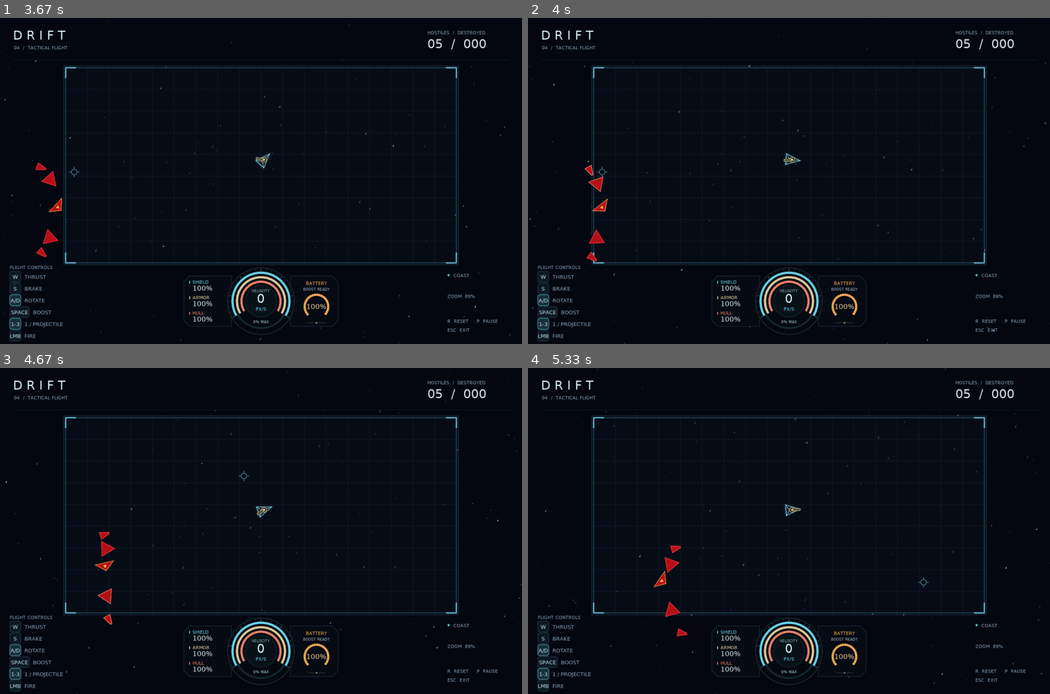
Above: before the commit, frames 1-4 (two rows, left to right).
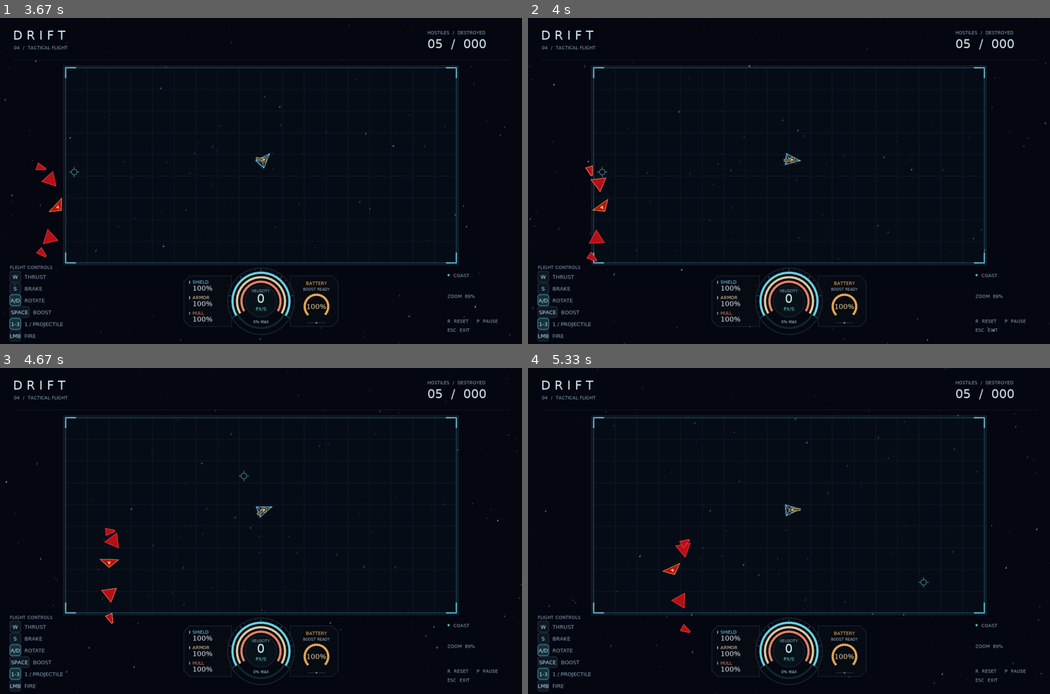
Above: after the commit, the same moments.

Repository: ChatPoongKun/SpaceGladiator
Game: LÖVE game, started from main.lua
Same seed, same stepped clock (60 frames per second), same inputs: the game is played once before the commit and once after it.
Inputs (mouse positions are in pixels of both pictures, inside the frame that each line leads up to):
- Up to frame 1 (3.67 s): hold D 0.33-0.8 s; move the mouse to (240, 194) at 0.37 s; hold W 0.83-1.13 s; move the mouse to (428, 171) at 0.87 s; hold D 1.17-1.63 s; move the mouse to (135, 184) at 1.2 s; hold A 1.67-2.2 s; move the mouse to (99, 132) at 1.7 s; hold S 2.23-2.53 s; move the mouse to (339, 66) at 2.27 s; hold A 2.57-2.97 s; move the mouse to (323, 210) at 2.6 s; hold W 3-3.37 s; move the mouse to (271, 70) at 3.03 s; hold D from 3.4 s (still down); move the mouse to (73, 171) at 3.43 s
- Up to frame 2 (4 s): keep holding D
- Up to frame 3 (4.67 s): release D at 4.03 s; hold S 4.07-4.43 s; move the mouse to (266, 566) at 4.1 s; hold A from 4.47 s (still down); move the mouse to (245, 475) at 4.5 s
- Up to frame 4 (5.33 s): release A at 4.93 s; hold D from 4.97 s (still down); move the mouse to (924, 583) at 5 s

Frame 1 is identical in both runs. In frame 2, 0.1% of the frame differs, in the area x 10-16%, y 45-60%; in frame 3, 0.4%; in frame 4, 0.5%, in the area x 24-32%, y 52-83%.

Commit message:
Fly through enemy patrol waypoints without braking

Diff:
--- a/enemies.lua
+++ b/enemies.lua
@@ -161,14 +161,14 @@
     return 0, 0
 end
 
-local function pilot(enemy, dt, targetVx, targetVy, angle)
+local function pilot(enemy, dt, targetVx, targetVy, angle, flyThrough)
     local targetSpeed = math.sqrt(targetVx * targetVx + targetVy * targetVy)
     local speed = enemy:speed()
-    local brake = speed > targetSpeed + 6
+    local brake = not flyThrough and speed > targetSpeed + 6
     local thrust = false
     if targetSpeed > 9 then
         local forwardSpeed = (enemy.vx * targetVx + enemy.vy * targetVy) / targetSpeed
-        brake = brake or (speed > 18 and forwardSpeed < speed * 0.35)
+        brake = brake or (not flyThrough and speed > 18 and forwardSpeed < speed * 0.35)
         if brake then
             angle = math.atan2(targetVx, -targetVy)
         else
@@ -185,11 +185,12 @@
     enemy.y = enemy.y + (oldVy + enemy.vy) * 0.5 * dt
 end
 
-local function flyTo(enemy, dt, x, y, speed, steerX, steerY)
+local function flyTo(enemy, dt, x, y, speed, steerX, steerY, flyThrough)
     local dx, dy = x - enemy.x, y - enemy.y
-    local vx, vy = limitVector(dx * 2.6, dy * 2.6, speed)
+    local response = flyThrough and speed / math.max(math.sqrt(dx * dx + dy * dy), 1) or 2.6
+    local vx, vy = limitVector(dx * response, dy * response, speed)
     vx, vy = limitVector(vx + steerX, vy + steerY, speed)
-    pilot(enemy, dt, vx, vy, math.atan2(dx, -dy))
+    pilot(enemy, dt, vx, vy, math.atan2(dx, -dy), flyThrough)
 end
 
 local function addWaypoint(group, enemy, ship)
@@ -238,7 +239,7 @@
 
     local evadeX, evadeY = aimEvasion(enemy, ship, aimAngle, dt)
     flyTo(enemy, dt, enemy.goal.x, enemy.goal.y, enemy.maxSpeed * 0.84,
-        enemy.sepX + evadeX * definition.evadeSpeed, enemy.sepY + evadeY * definition.evadeSpeed)
+        enemy.sepX + evadeX * definition.evadeSpeed, enemy.sepY + evadeY * definition.evadeSpeed, true)
 end
 
 local function departureGoal(enemy, view)
--- a/tests/enemy_steering.lua
+++ b/tests/enemy_steering.lua
@@ -20,6 +20,23 @@
 
     do
         local ship, group = fixture()
+        local enemy = group:spawn(ship, 3, {x = 400, y = 270, vx = 140, angle = math.pi / 2})
+        enemy.route.waypoints = {{x = 450, y = 270, angle = math.pi / 2}, {x = 450, y = 80, angle = 0}}
+        group:update(dt, ship)
+        check(enemy.waypointIndex == 1 and not enemy.braking and enemy:speed() >= 140,
+            "Approaching a waypoint must not brake the aircraft")
+        group:update(dt, ship)
+        check(enemy.waypointIndex == 2 and enemy.angle < math.pi / 2 and enemy.vx > 0
+            and not enemy.braking and enemy:speed() >= 140,
+            "A right-angle waypoint must start the turn while carrying forward momentum")
+        for _ = 1, 30 do
+            group:update(dt, ship)
+            assert(not enemy.braking and enemy:speed() >= 120, "The waypoint turn must keep the aircraft in motion")
+        end
+    end
+
+    do
+        local ship, group = fixture()
         local enemy = group:spawn(ship, 3, {x = ship.x - 330, y = ship.y, angle = 0})
         local manual = Ship.new(width, height)
         manual.x, manual.y = enemy.x, enemy.y
@@ -39,8 +56,8 @@
         check(matchesManual({turn = 0, thrust = true, brake = false}) and enemy.accelerating,
             "A correctly aimed enemy must accelerate like a player holding thrust")
         enemy.vx, manual.vx = -130, -130
-        check(matchesManual({turn = 0, thrust = false, brake = true}) and enemy.braking,
-            "An enemy drifting away from its waypoint must brake like a player")
+        check(matchesManual({turn = 0, thrust = true, brake = false}) and not enemy.braking,
+            "An enemy drifting away from its waypoint must steer with thrust without braking")
     end
 
     do
@@ -203,13 +220,15 @@
             step(ship, group, frame <= 5 and math.pi / 2 or -math.pi / 2)
             step(otherShip, otherGroup, -math.pi / 2)
         end
-        check(targeted.y > ignored.y and targeted.aimed,
+        local dodgeOffset = targeted.y - ignored.y
+        check(dodgeOffset > 0 and targeted.aimed,
             "An aimed-at ship must keep steering away briefly after the turret turns away")
         for _ = 1, 24 do
             step(ship, group, -math.pi / 2)
             step(otherShip, otherGroup, -math.pi / 2)
         end
-        check(targeted.y > ignored.y + 10, "The dodge must carry lateral momentum after the turn ends")
+        check(not targeted.aimed and targeted.y - ignored.y > dodgeOffset,
+            "The dodge must carry lateral momentum after the turn ends")
     end
 
 end
